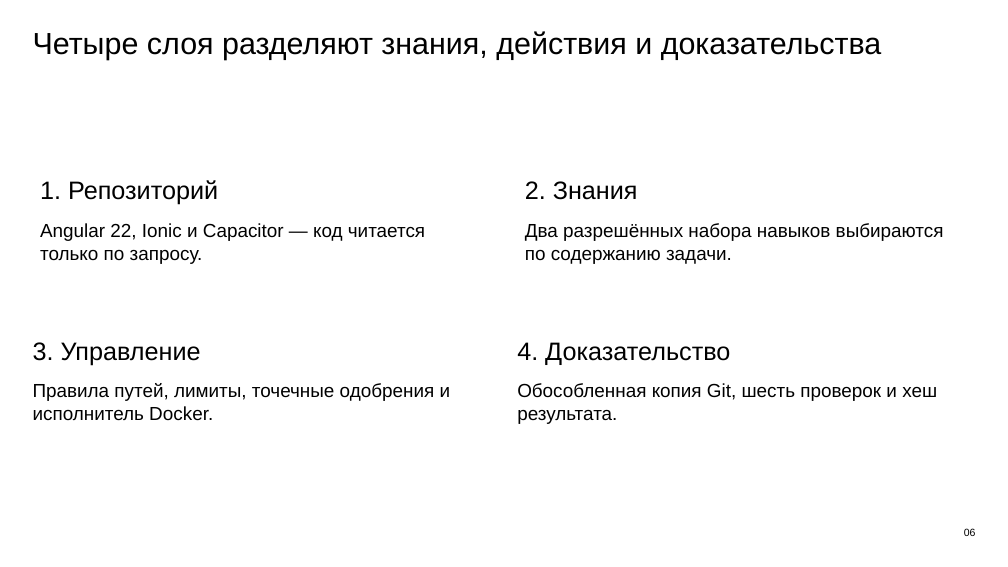
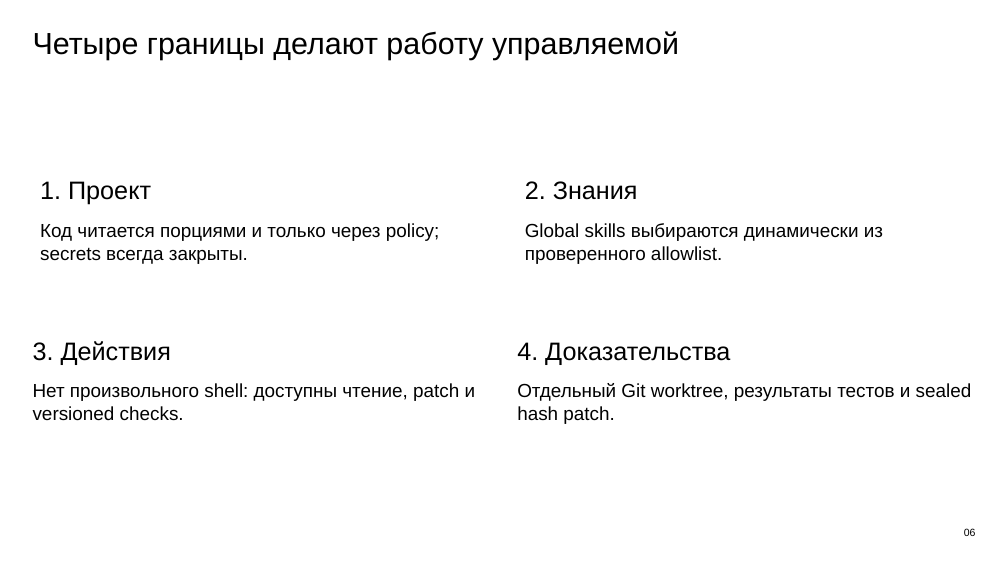
Before and after one commit to Vlodzimej/iona, a slide deck: slide 6 of docs/presentation/ionic-llm-harness-overview.pptx. Drawn at 1008x567 pixels with LibreOffice and Linux fonts; fonts in the diff are those of the drawing. Boxes give left, top, right and bottom in pixels: in the first picture for what was removed or moved away, otherwise in the second. Text is boxed around its words. In the diff, an @@ line names an element or a change of style, - is before the commit and + after.

```diff
--- a/docs/presentation/ionic-llm-harness-overview.pptx
+++ b/docs/presentation/ionic-llm-harness-overview.pptx
@@ text at (x1=33, y1=31, x2=679, y2=60): text changed @@
-Четыре слоя разделяют знания, действия и доказательства
+Четыре границы делают работу управляемой
@@ text at (x1=40, y1=181, x2=440, y2=264): text changed @@
-1. Репозиторий
-Angular 22, Ionic и Capacitor — код читается только по запросу.
+1. Проект
+Код читается порциями и только через policy; secrets всегда закрыты.
@@ text at (x1=525, y1=223, x2=883, y2=264): text changed @@
-Два разрешённых набора навыков выбираются по содержанию задачи.
+Global skills выбираются динамически из проверенного allowlist.
@@ text at (x1=33, y1=341, x2=476, y2=421): text changed @@
-3. Управление
-Правила путей, лимиты, точечные одобрения и исполнитель Docker.
+3. Действия
+Нет произвольного shell: доступны чтение, patch и versioned checks.
@@ text at (x1=517, y1=342, x2=972, y2=424): text changed @@
-4. Доказательство
-Обособленная копия Git, шесть проверок и хеш результата.
+4. Доказательства
+Отдельный Git worktree, результаты тестов и sealed hash patch.
```
Also in this commit, not shown: 9 other slides changed, 5 slides added, 5 slides removed, 36 other files.
